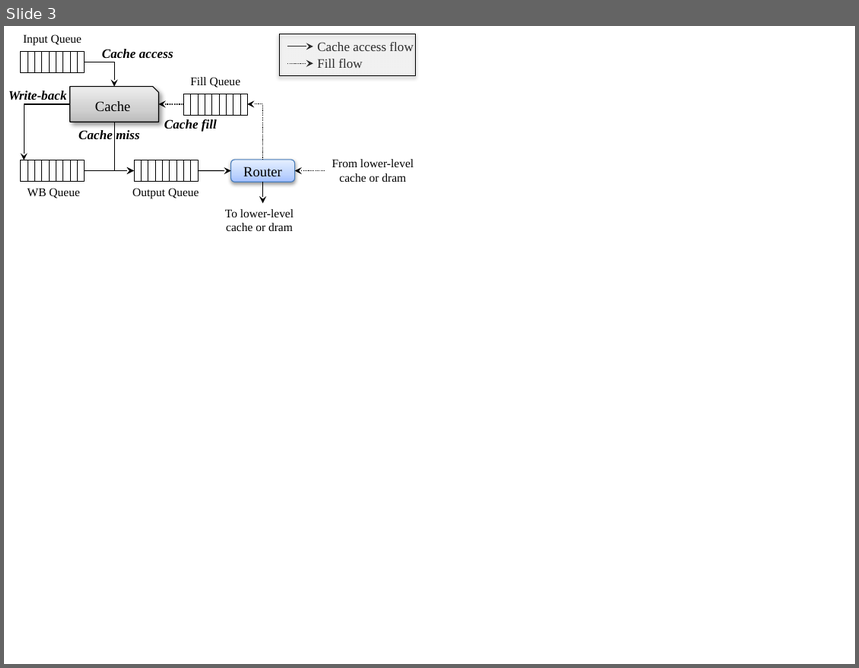
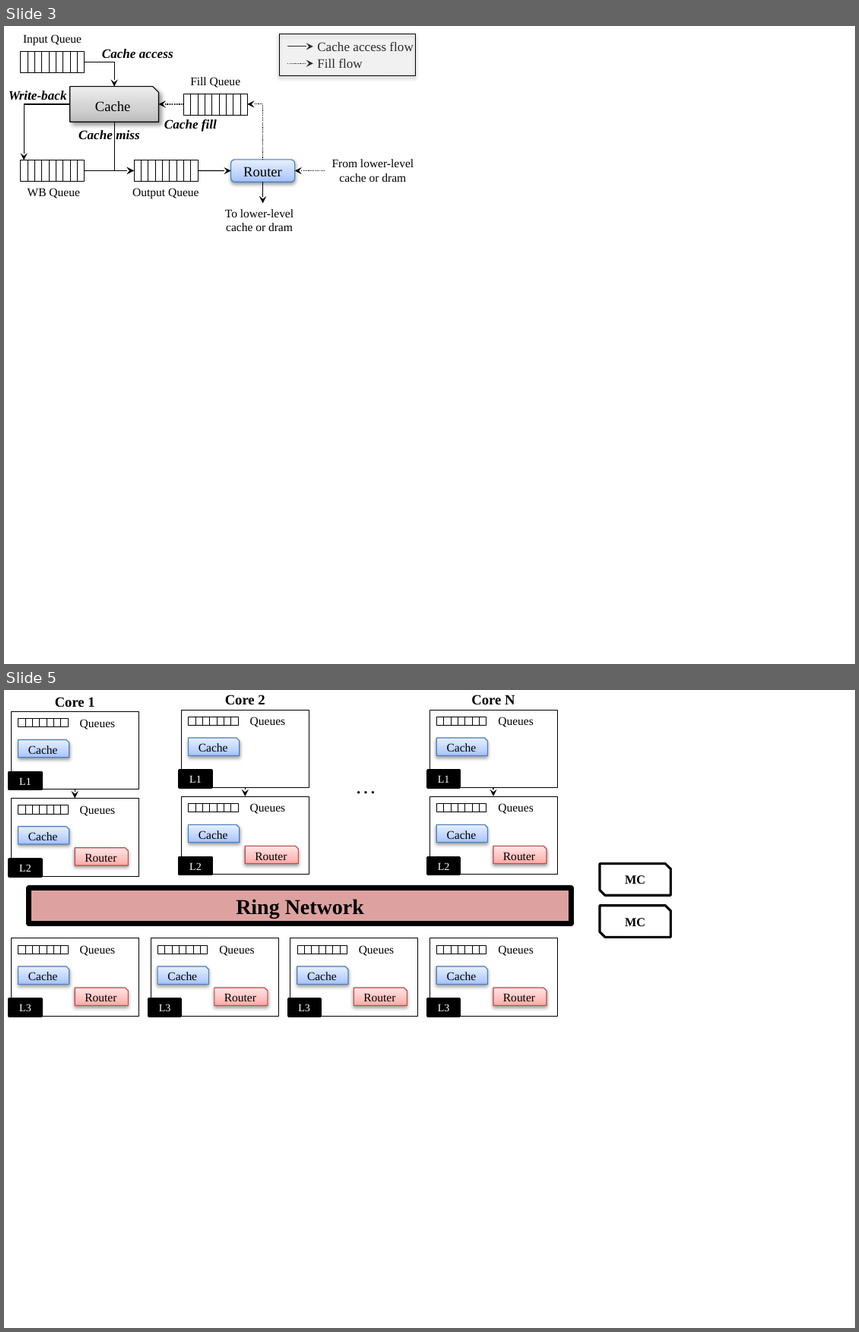
Before and after one commit to gthparch/macsim, a slide deck: doc/latex/figs/fig.pptx. Shown one above the other, each under a label of ours: slide 3 before the commit, slides 3 and 5 after it; the slides between them are not shown. The pictures are 859x668 and 859x1332 pixels, drawn with LibreOffice and Linux fonts; fonts in the diff are those of the drawing. Boxes give left, top, right and bottom in pixels: in the first picture for what was removed or moved away, otherwise in the second. Text is boxed around its words. In the diff, an @@ line names an element or a change of style, - is before the commit and + after.

```diff
--- a/doc/latex/figs/fig.pptx
+++ b/doc/latex/figs/fig.pptx
@@ slide 5 added at box(4, 690, 855, 1328), background #FFFFFF @@
@@ text added at box(55, 697, 94, 707), 12 pt, text #000000, bold @@
+Core 1
@@ text added at box(225, 695, 265, 705), 12 pt, text #000000, bold @@
+Core 2
@@ text added at box(471, 695, 515, 705), 12 pt, text #000000, bold @@
+Core N
@@ group added at box(9, 711, 139, 790): 9 rectangles, 1 snip rect, 1 text @@
+Cache
+Queues
+L1
@@ group added at box(180, 710, 309, 788): 9 rectangles, 1 snip rect, 1 text @@
+Cache
+Queues
+L1
@@ text added at box(347, 768, 387, 802), 18 pt, text #000000 @@
+…
@@ group added at box(428, 710, 557, 788): 9 rectangles, 1 snip rect, 1 text @@
+Cache
+Queues
+L1
@@ arrow added from (75, 790) to (75, 798), #000000 0.75 pt @@
@@ arrow added from (245, 788) to (245, 796), #000000 0.75 pt @@
@@ arrow added from (493, 788) to (493, 796), #000000 0.75 pt @@
@@ group added at box(9, 798, 139, 876): 9 rectangles, 2 snip rects, 1 text @@
+Cache
+Router
+Queues
+L2
@@ group added at box(180, 796, 309, 875): 9 rectangles, 2 snip rects, 1 text @@
+Cache
+Router
+Queues
+L2
@@ group added at box(428, 796, 557, 875): 9 rectangles, 2 snip rects, 1 text @@
+Cache
+Router
+Queues
+L2
@@ snip diag rect added at box(600, 863, 671, 895), fill #FFFFFF, outline #000000 2 pt, 10.5 pt, text #000000, bold @@
+MC
@@ rectangle added at box(28, 888, 571, 924), fill #C0504D at 53% opacity, outline #000000 4.5 pt, 18 pt, text #000000, bold @@
+Ring Network
@@ snip diag rect added at box(600, 905, 671, 937), fill #FFFFFF, outline #000000 2 pt, 10.5 pt, text #000000, bold @@
+MC
@@ group added at box(9, 939, 139, 1017): 9 rectangles, 2 snip rects, 1 text @@
+Cache
+Router
+Queues
+L3
@@ group added at box(148, 939, 278, 1017): 9 rectangles, 2 snip rects, 1 text @@
+Cache
+Router
+Queues
+L3
@@ group added at box(288, 939, 417, 1017): 9 rectangles, 2 snip rects, 1 text @@
+Cache
+Router
+Queues
+L3
@@ group added at box(428, 939, 557, 1017): 9 rectangles, 2 snip rects, 1 text @@
+Cache
+Router
+Queues
+L3
```
Also in this commit, not shown: 3 other slides added, 3 other files.
